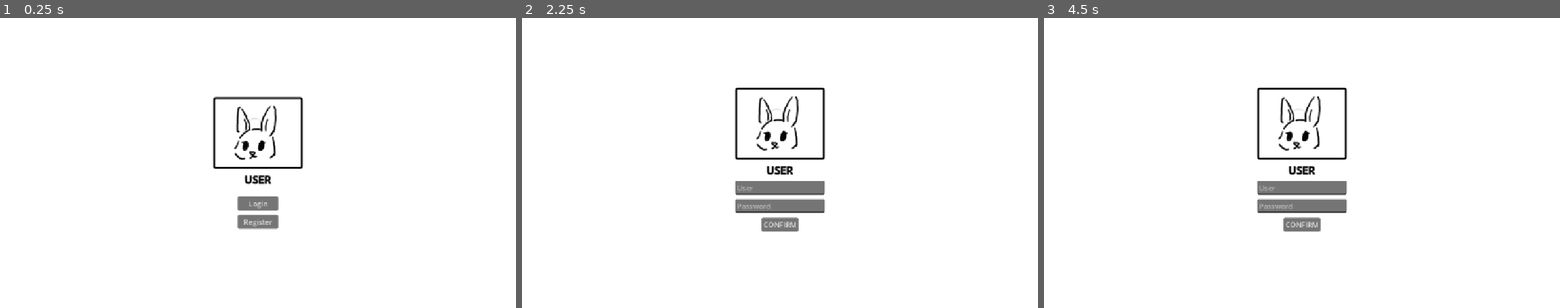
Above: before the commit, frames 1-3 (left to right).
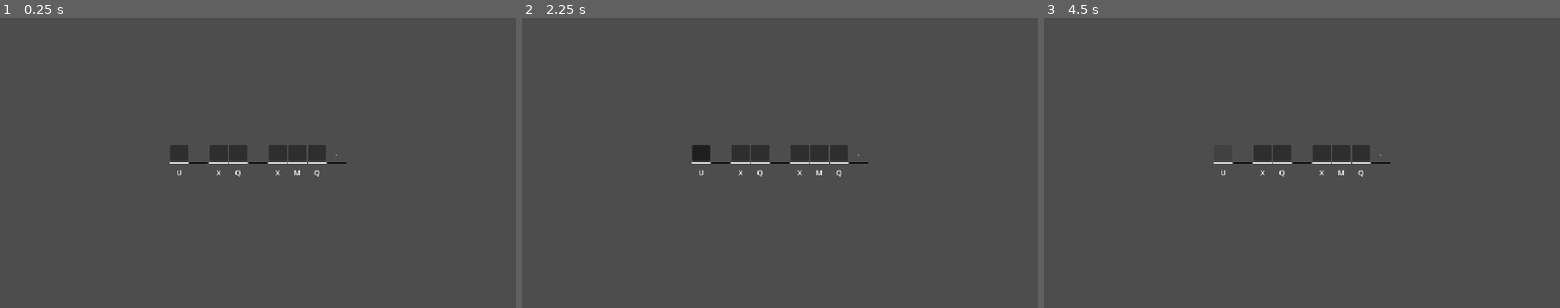
Above: after the commit, the same moments.

Repository: sandre-to/bachelor2026-frontend
Game: Godot game, scene res://scenes/tools/cryptogram/cryptogram.tscn
Two runs of this game, one before a commit and one after it. Both use one fixed random seed, a clock stepped at 60 frames per second and the inputs below. Before the commit the project starts from res://scenes/login_screen/login_scene.tscn.
Inputs (mouse positions are in pixels of both pictures, inside the frame that each line leads up to):
- Up to frame 1 (0.25 s): no input
- Up to frame 2 (2.25 s): click (702, 154) at 0.52 s; click (857, 154) at 1.25 s, where only the run after the commit has a clickable "."; click (780, 203) at 2 s, where only the run before the commit has a clickable "Login"
- Up to frame 3 (4.5 s): click (1302, 223) at 2.75 s, where only the run before the commit has a clickable "CONFIRM"; click (1302, 223) at 3.5 s, where only the run before the commit has a clickable "CONFIRM"; click (1224, 154) at 4.27 s

The runs differ from the first frame. In frame 1, 100% of the frame differs, in the area x 0-100%, y 0-100%; in frame 2, 100%; in frame 3, 100%.

Commit message:
Fiksa at bokstaver aldri er like

Diff:
--- a/project.godot
+++ b/project.godot
@@ -15,15 +15,10 @@
 [application]
 
 config/name="CTF Project"
-run/main_scene="uid://dqw4wcwwwwnrv"
+run/main_scene="uid://dwxgp4h2t0jwm"
 config/features=PackedStringArray("4.6", "GL Compatibility")
 config/icon="res://icon.svg"
 
 [display]
 
 window/stretch/mode="canvas_items"
-
-[rendering]
-
-renderer/rendering_method="gl_compatibility"
-renderer/rendering_method.mobile="gl_compatibility"
--- a/scenes/tools/cryptogram/cryptogram.gd
+++ b/scenes/tools/cryptogram/cryptogram.gd
@@ -3,45 +3,72 @@
 #Engelsk alfabetet
 const ALPHABET_LETTERS: String = "abcdefghijklmnopqrstuvwxyz"
 
-var test_string: String = "abc"
+@export var test_string: String = "is u ded"
+@export var letter_box_scene: PackedScene
+@onready var h_box_container: HBoxContainer = %HBoxContainer
+@onready var grid_container: GridContainer = %GridContainer
+
 var mapped_letters: Dictionary[String, String] = {}
 
 func _ready() -> void:
-	_randomize_alphabet()
-	_substitute_letter(test_string)
+	_substitute_letter()
+	generate_words(test_string)
 
-func _substitute_letter(input_word: String) -> void:
-	var scrambled_word: Array[String]
+func _substitute_letter() -> void:
 	var new_alphabet := _randomize_alphabet()
-	var index = 0
 
-	while index < ALPHABET_LETTERS.length():
-		mapped_letters[ALPHABET_LETTERS[index]] = new_alphabet[index]
-		index += 1
+	#Gi hver bokstav en ny verdi
+	for i in ALPHABET_LETTERS.length():
+		mapped_letters[ALPHABET_LETTERS[i]] = new_alphabet[i]
 
+	#Print ut hver key: value i Dictionary
 	for i in mapped_letters.size():
 		print("Keys: %s Value: %s" % [mapped_letters.keys()[i], mapped_letters.values()[i]])
-
-	#for i in input_word.length():
-		#for j in ALPHABET_LETTERS.length():
-			##Sjekker om det er mellomrom i ordet.
-			##Hvis det er, så hopper den over til neste iterasjon.
-			#if input_word[i] == " ":
-				#scrambled_word.append(" ")
-				#break
-			#
-			##Legger til bokstavene i en ny array
-			#if input_word[i] == ALPHABET_LETTERS[j]:
-				#scrambled_word.append(new_alphabet[j])
-
-	#Print meldinger for debugging
-	#print(new_alphabet)
-	#print(scrambled_word)
 
 # Funksjon for å endre rekkefølgen på alfabetet
 func _randomize_alphabet() -> Array[String]:
 	var new_alphabet: Array[String]
-	for i in range(ALPHABET_LETTERS.length()):
-		new_alphabet.append(ALPHABET_LETTERS[i])
-	new_alphabet.shuffle()
-	return new_alphabet
+
+	#Ender rekkefølgen på nye alfabetet helt til det ikke samsvarer med "vanlige alfabetet"
+	while true:
+		new_alphabet.clear()
+
+		for i in ALPHABET_LETTERS.length():
+			new_alphabet.append(ALPHABET_LETTERS[i])
+
+		new_alphabet.shuffle()
+
+		if _is_not_duplicate_letter(new_alphabet):
+			return new_alphabet
+
+	return []
+
+func _is_not_duplicate_letter(alphabet: Array[String]) -> bool:
+	for i in range(alphabet.size()):
+		if alphabet[i] == ALPHABET_LETTERS[i]:
+			return false
+	return true
+
+func generate_words(words: String) -> void:
+	for letter in words:
+		var lower_case_letter := letter.to_lower()
+		var letter_box: LetterBox = letter_box_scene.instantiate()
+		grid_container.add_child(letter_box)
+
+		if letter == " ":
+			letter_box.button.disabled = true
+			letter_box.button.modulate = 0
+			continue
+
+		if ALPHABET_LETTERS.contains(lower_case_letter):
+			var style := StyleBoxLine.new()
+			style.color = Color.WHITE #Bokstaver får en hvit linje som indikerer at det ikke er mellomrom
+			letter_box.line.add_theme_stylebox_override("panel", style)
+
+			letter_box.set_sub_letter(mapped_letters.get(lower_case_letter))
+			letter_box.button.disabled = false
+			letter_box.button.modulate = Color.WHITE
+			continue
+
+		letter_box.button.self_modulate = 0
+		letter_box.guessed_letter.text = letter
--- a/scenes/tools/cryptogram/cryptogram.tscn
+++ b/scenes/tools/cryptogram/cryptogram.tscn
@@ -1,6 +1,7 @@
 [gd_scene format=3 uid="uid://dwxgp4h2t0jwm"]
 
 [ext_resource type="Script" uid="uid://bcle7l7mbmwke" path="res://scenes/tools/cryptogram/cryptogram.gd" id="1_iplmf"]
+[ext_resource type="PackedScene" uid="uid://c5fsrvarkxfyu" path="res://scenes/tools/cryptogram/letter_box.tscn" id="2_ak0rv"]
 
 [node name="Cryptogram" type="Control" unique_id=2122768395]
 layout_mode = 3
@@ -10,3 +11,45 @@
 grow_horizontal = 2
 grow_vertical = 2
 script = ExtResource("1_iplmf")
+test_string = "I am arm."
+letter_box_scene = ExtResource("2_ak0rv")
+
+[node name="Panel" type="Panel" parent="." unique_id=1655366806]
+self_modulate = Color(1, 1, 1, 0)
+layout_mode = 1
+anchors_preset = 15
+anchor_right = 1.0
+anchor_bottom = 1.0
+grow_horizontal = 2
+grow_vertical = 2
+
+[node name="MarginContainer" type="MarginContainer" parent="Panel" unique_id=432365300]
+layout_mode = 1
+anchors_preset = 8
+anchor_left = 0.5
+anchor_top = 0.5
+anchor_right = 0.5
+anchor_bottom = 0.5
+offset_left = -60.0
+offset_top = -80.0
+offset_right = 60.0
+offset_bottom = 80.0
+grow_horizontal = 2
+grow_vertical = 2
+theme_override_constants/margin_left = 40
+theme_override_constants/margin_top = 40
+theme_override_constants/margin_right = 40
+theme_override_constants/margin_bottom = 40
+
+[node name="GridContainer" type="GridContainer" parent="Panel/MarginContainer" unique_id=1924734759]
+unique_name_in_owner = true
+layout_mode = 2
+columns = 10
+
+[node name="HBoxContainer" type="HBoxContainer" parent="Panel/MarginContainer" unique_id=479246492]
+unique_name_in_owner = true
+visible = false
+custom_minimum_size = Vector2(40, 80)
+layout_mode = 2
+theme_override_constants/separation = 8
+alignment = 1
--- /dev/null
+++ b/scenes/tools/cryptogram/letter_box.gd
@@ -0,0 +1,14 @@
+class_name LetterBox extends Panel
+
+@onready var guessed_letter: Label = %GuessedLetter
+@onready var sub_letter: Label = $VBoxContainer/SubLetter
+@onready var line: Panel = $VBoxContainer/Panel
+@onready var button: Button = $VBoxContainer/Button
+
+var focused: bool = false
+
+func set_sub_letter(input_letter: String) -> void:
+	sub_letter.text = input_letter.to_upper()
+
+func _on_button_toggled(toggled_on: bool) -> void:
+	focused = toggled_on
--- /dev/null
+++ b/scenes/tools/cryptogram/letter_box.tscn
@@ -0,0 +1,68 @@
+[gd_scene format=3 uid="uid://c5fsrvarkxfyu"]
+
+[ext_resource type="Theme" uid="uid://dbiogwry113ua" path="res://scenes/tools/cryptogram/letter_box_theme.tres" id="1_7swl5"]
+[ext_resource type="Script" uid="uid://dw7vjdb6nw3kn" path="res://scenes/tools/cryptogram/letter_box.gd" id="2_54wdr"]
+
+[sub_resource type="LabelSettings" id="LabelSettings_54wdr"]
+
+[sub_resource type="StyleBoxLine" id="StyleBoxLine_54wdr"]
+
+[node name="LetterBox" type="Panel" unique_id=1584644700]
+self_modulate = Color(1, 1, 1, 0)
+custom_minimum_size = Vector2(40, 80)
+anchors_preset = 8
+anchor_left = 0.5
+anchor_top = 0.5
+anchor_right = 0.5
+anchor_bottom = 0.5
+offset_left = -20.0
+offset_top = -32.0
+offset_right = 20.0
+offset_bottom = 32.0
+grow_horizontal = 2
+grow_vertical = 2
+size_flags_horizontal = 3
+size_flags_vertical = 3
+theme = ExtResource("1_7swl5")
+script = ExtResource("2_54wdr")
+
+[node name="VBoxContainer" type="VBoxContainer" parent="." unique_id=809700673]
+layout_mode = 1
+anchors_preset = 15
+anchor_right = 1.0
+anchor_bottom = 1.0
+grow_horizontal = 2
+grow_vertical = 2
+alignment = 1
+
+[node name="Button" type="Button" parent="VBoxContainer" unique_id=1226896190]
+layout_mode = 2
+size_flags_vertical = 3
+toggle_mode = true
+
+[node name="GuessedLetter" type="Label" parent="VBoxContainer/Button" unique_id=1062447165]
+unique_name_in_owner = true
+layout_mode = 1
+anchors_preset = 15
+anchor_right = 1.0
+anchor_bottom = 1.0
+grow_horizontal = 2
+grow_vertical = 2
+size_flags_vertical = 3
+label_settings = SubResource("LabelSettings_54wdr")
+horizontal_alignment = 1
+vertical_alignment = 1
+
+[node name="Panel" type="Panel" parent="VBoxContainer" unique_id=875115884]
+layout_mode = 2
+size_flags_vertical = 4
+focus_mode = 1
+theme_override_styles/panel = SubResource("StyleBoxLine_54wdr")
+
+[node name="SubLetter" type="Label" parent="VBoxContainer" unique_id=937881000]
+layout_mode = 2
+size_flags_vertical = 3
+horizontal_alignment = 1
+vertical_alignment = 1
+
+[connection signal="toggled" from="VBoxContainer/Button" to="." method="_on_button_toggled"]
--- /dev/null
+++ b/scenes/tools/cryptogram/letter_box_theme.tres
@@ -0,0 +1,3 @@
+[gd_resource type="Theme" format=3 uid="uid://dbiogwry113ua"]
+
+[resource]
Not shown, added: scenes/tools/cryptogram/letter_box.gd.uid
